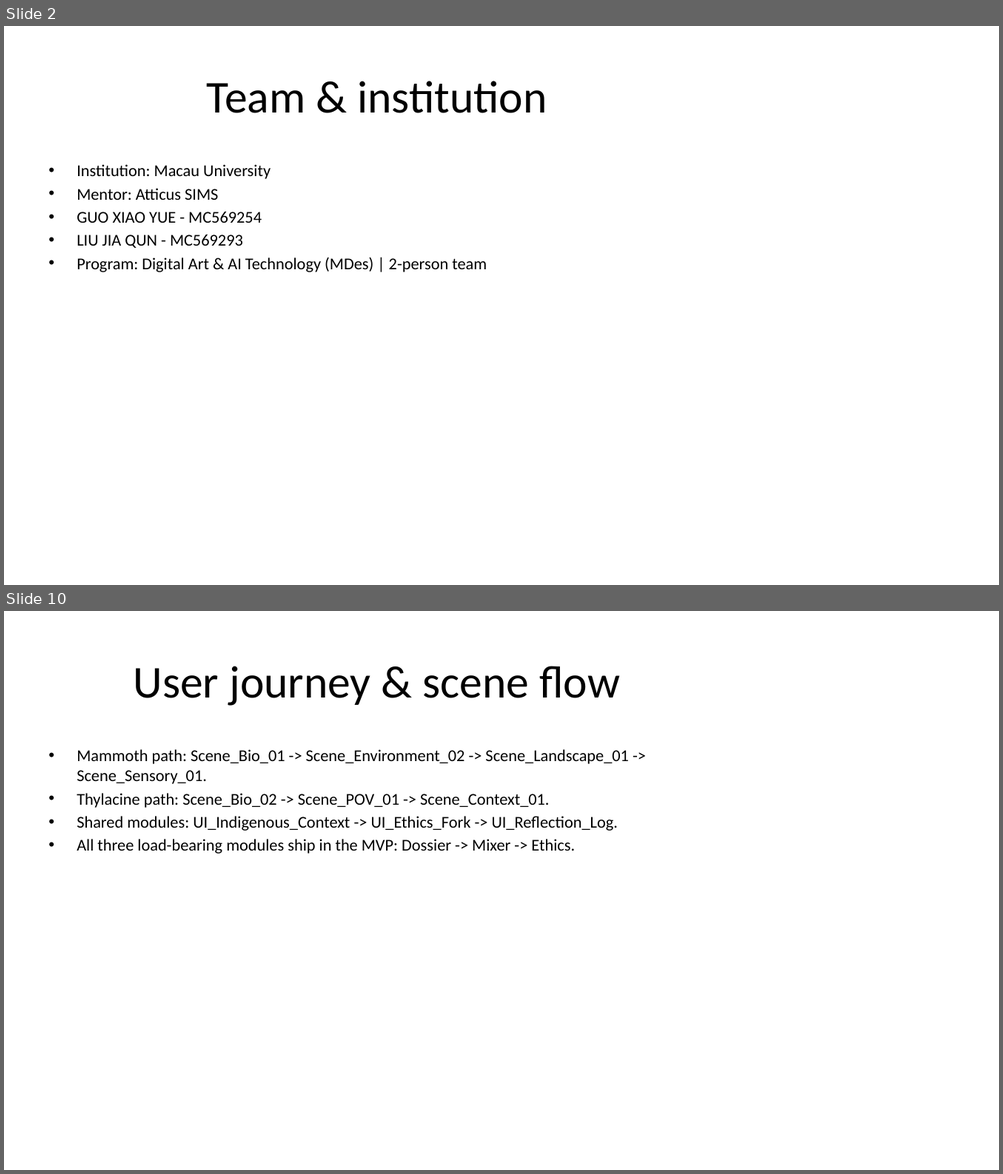
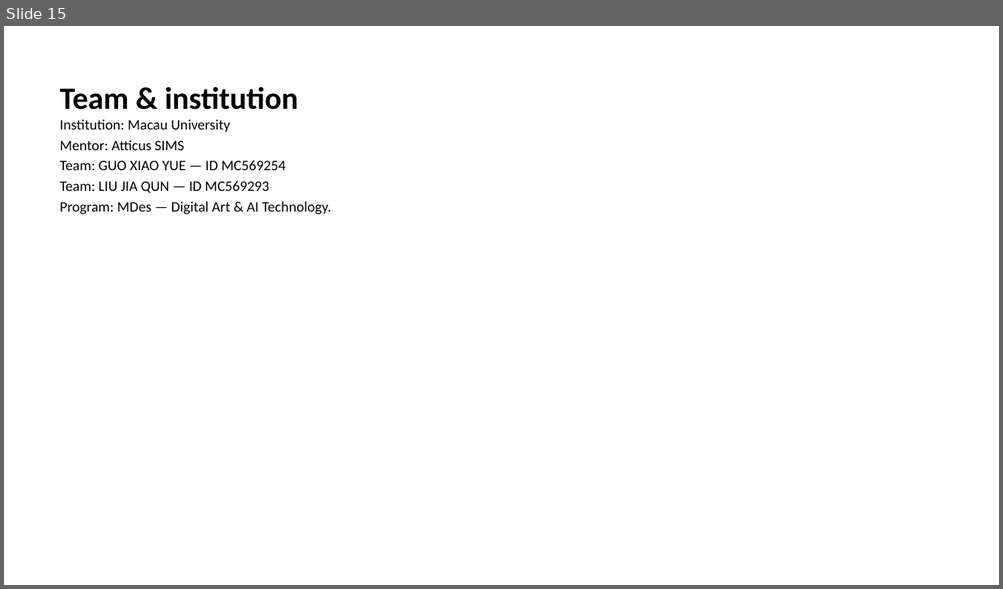
Before and after one commit to macaumonsoon/Biodesign-Project, a slide deck: slides/export/Archive_of_Extinction_Final_BDC2026.pptx. Shown one above the other, each under a label of ours: slides 2 and 10 before the commit, slide 15 after it; the slides between them are not shown. The pictures are 1003x1174 and 1003x589 pixels, drawn with LibreOffice and Linux fonts; fonts in the diff are those of the drawing. Boxes give left, top, right and bottom in pixels: in the first picture for what was removed or moved away, otherwise in the second. Text is boxed around its words. In the diff, an @@ line names an element or a change of style, - is before the commit and + after.

```diff
--- a/slides/export/Archive_of_Extinction_Final_BDC2026.pptx
+++ b/slides/export/Archive_of_Extinction_Final_BDC2026.pptx
@@ slide 10 removed at (4,611,999,1170), background #FFFFFF @@
@@ title removed at (134,666,620,706) @@
-User journey & scene flow
@@ text removed at (77,749,629,854) @@
-• Mammoth path: Scene_Bio_01 -> Scene_Environment_02 -> Scene_Landscape_01 -> Scene_Sensory_01.
-• Thylacine path: Scene_Bio_02 -> Scene_POV_01 -> Scene_Context_01.
-• Shared modules: UI_Indigenous_Context -> UI_Ethics_Fork -> UI_Reflection_Log.
-• All three load-bearing modules ship in the MVP: Dossier -> Mixer -> Ethics.
@@ what was slide 2 is now slide 15 @@
@@ slide 15 changed as well @@
@@ text "Team & institution": place and size @@
-text "Team & institution" at (77,164,486,272)
+text "Team & institution" at (60,87,331,215)
@@ text at (60,87,298,110): paragraph added @@
+Team & institution
@@ title removed at (207,81,546,113) @@
-Team & institution
@@ text at (60,119,230,150): size 16 to 14 pt in "Institution: Macau University", "Mentor: Atticus SIMS"; bullet • to none @@
@@ text at (60,160,331,215): text changed; size 16 to 14 pt @@
-• GUO XIAO YUE - MC569254
-• LIU JIA QUN - MC569293
-• Program: Digital Art & AI Technology (MDes) | 2-person team
+Team: GUO XIAO YUE — ID MC569254
+Team: LIU JIA QUN — ID MC569293
+Program: MDes — Digital Art & AI Technology.
```
Also in this commit, not shown: 2 other slides changed, 49 slides added, 17 other slides removed, 1 other file.
